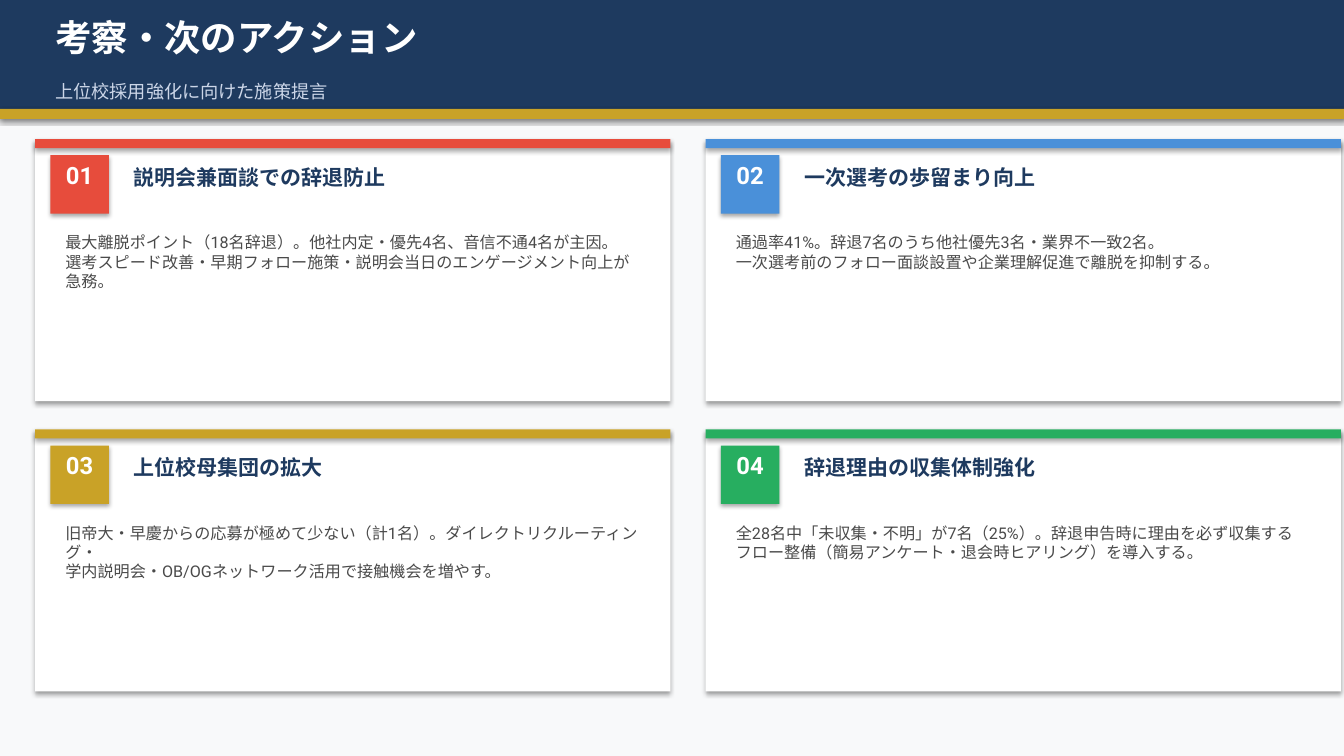
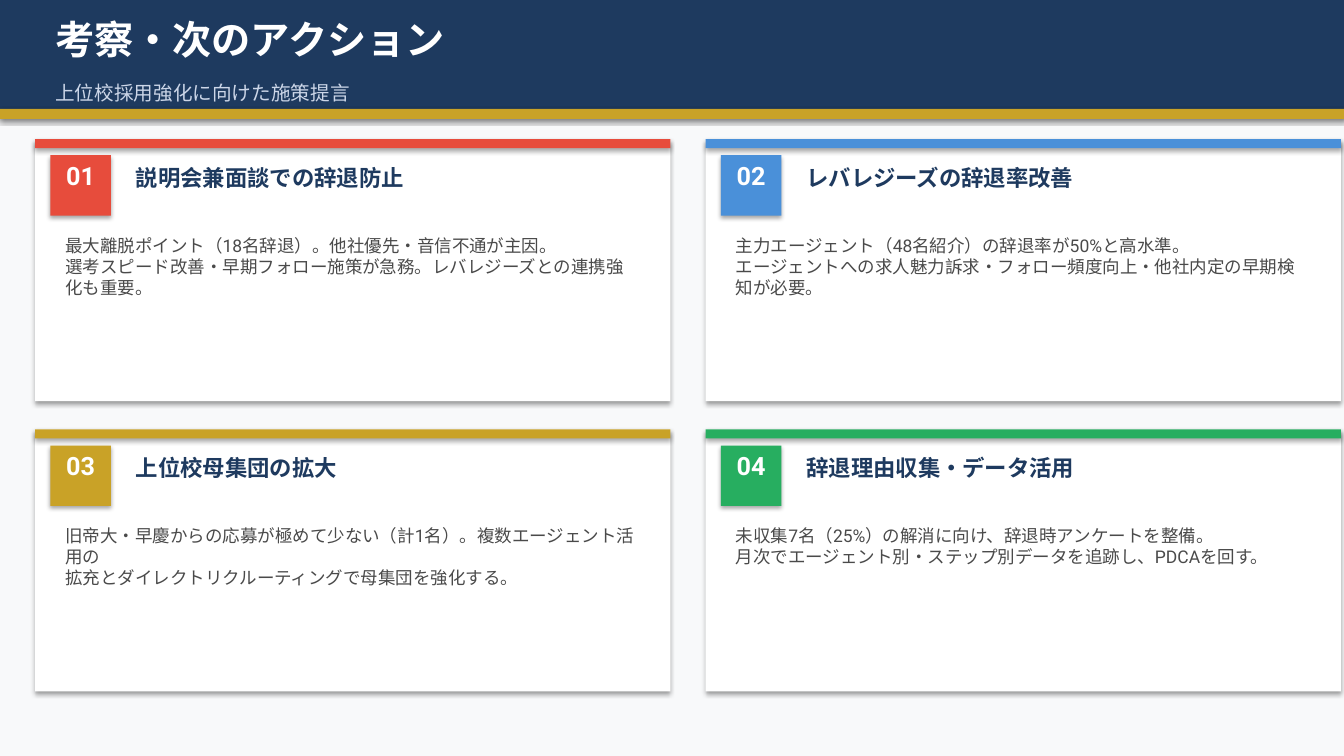
Before and after one commit to syoukaku007-star/daiki, a slide deck: slide 11 of 上位校採用分析レポート_2026.pptx (slide 10 before the commit). Drawn at 1344x756 pixels with LibreOffice and Linux fonts; fonts in the diff are those of the drawing. Boxes give left, top, right and bottom in pixels: in the first picture for what was removed or moved away, otherwise in the second. Text is boxed around its words. In the diff, an @@ line names an element or a change of style, - is before the commit and + after.

```diff
--- a/上位校採用分析レポート_2026.pptx
+++ b/上位校採用分析レポート_2026.pptx
@@ text "考察・次のアクション" at box(55, 20, 445, 58): size 26 to 28 pt @@
@@ text "上位校採用強化に向けた施策提言" at box(55, 83, 350, 102): size 13 to 14 pt @@
@@ size 17 to 18 pt in 4 elements at box(737, 167, 766, 185), box(66, 457, 95, 476), box(737, 457, 766, 476), box(66, 167, 95, 186) @@
@@ text "説明会兼面談での辞退防止" at box(136, 167, 404, 188): size 15 to 16 pt @@
@@ text at box(806, 166, 1073, 188): text changed; size 15 to 16 pt @@
-一次選考の歩留まり向上
+レバレジーズの辞退率改善
@@ text at box(65, 237, 623, 296): text changed; size 11.5 to 12.5 pt @@
-最大離脱ポイント（18名辞退）。他社内定・優先4名、音信不通4名が主因。
-選考スピード改善・早期フォロー施策・説明会当日のエンゲージメント向上が急務。
+最大離脱ポイント（18名辞退）。他社優先・音信不通が主因。
+選考スピード改善・早期フォロー施策が急務。レバレジーズとの連携強化も重要。
@@ text at box(736, 237, 1295, 296): text changed; size 11.5 to 12.5 pt @@
-通過率41%。辞退7名のうち他社優先3名・業界不一致2名。
-一次選考前のフォロー面談設置や企業理解促進で離脱を抑制する。
+主力エージェント（48名紹介）の辞退率が50%と高水準。
+エージェントへの求人魅力訴求・フォロー頻度向上・他社内定の早期検知が必要。
@@ text "上位校母集団の拡大" at box(136, 456, 337, 478): size 15 to 16 pt @@
@@ text at box(806, 456, 1074, 478): text changed; size 15 to 16 pt @@
-辞退理由の収集体制強化
+辞退理由収集・データ活用
@@ text at box(65, 527, 634, 586): text changed; size 11.5 to 12.5 pt @@
-旧帝大・早慶からの応募が極めて少ない（計1名）。ダイレクトリクルーティング・
-学内説明会・OB/OGネットワーク活用で接触機会を増やす。
+旧帝大・早慶からの応募が極めて少ない（計1名）。複数エージェント活用の
+拡充とダイレクトリクルーティングで母集団を強化する。
@@ text at box(736, 527, 1269, 565): text changed; size 11.5 to 12.5 pt @@
-全28名中「未収集・不明」が7名（25%）。辞退申告時に理由を必ず収集する
-フロー整備（簡易アンケート・退会時ヒアリング）を導入する。
+未収集7名（25%）の解消に向け、辞退時アンケートを整備。
+月次でエージェント別・ステップ別データを追跡し、PDCAを回す。
```
Also in this commit, not shown: 9 other slides changed, 1 slide added.
